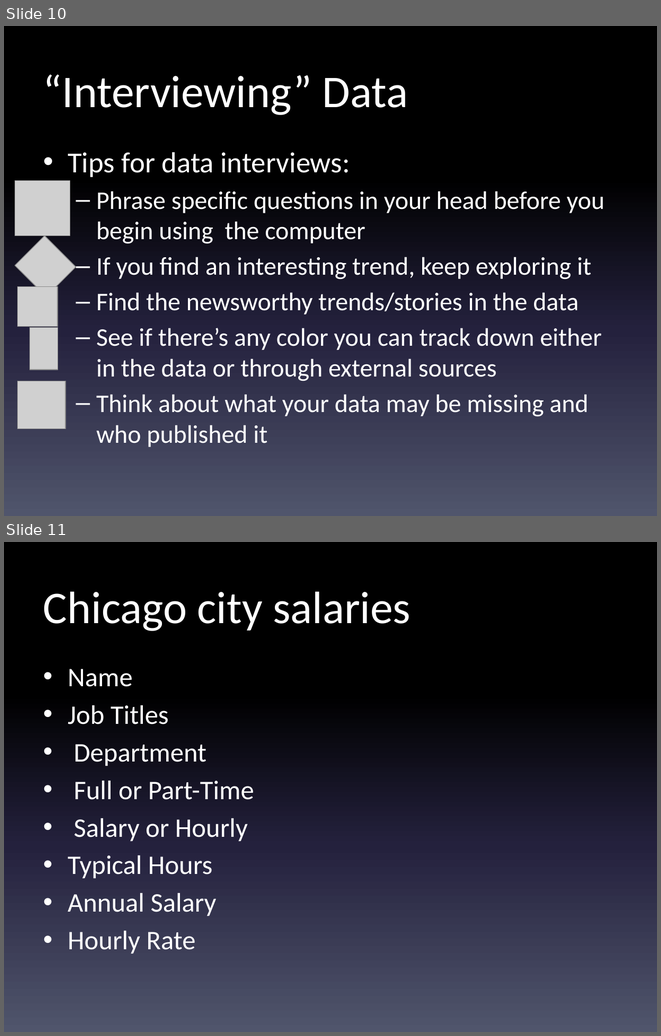
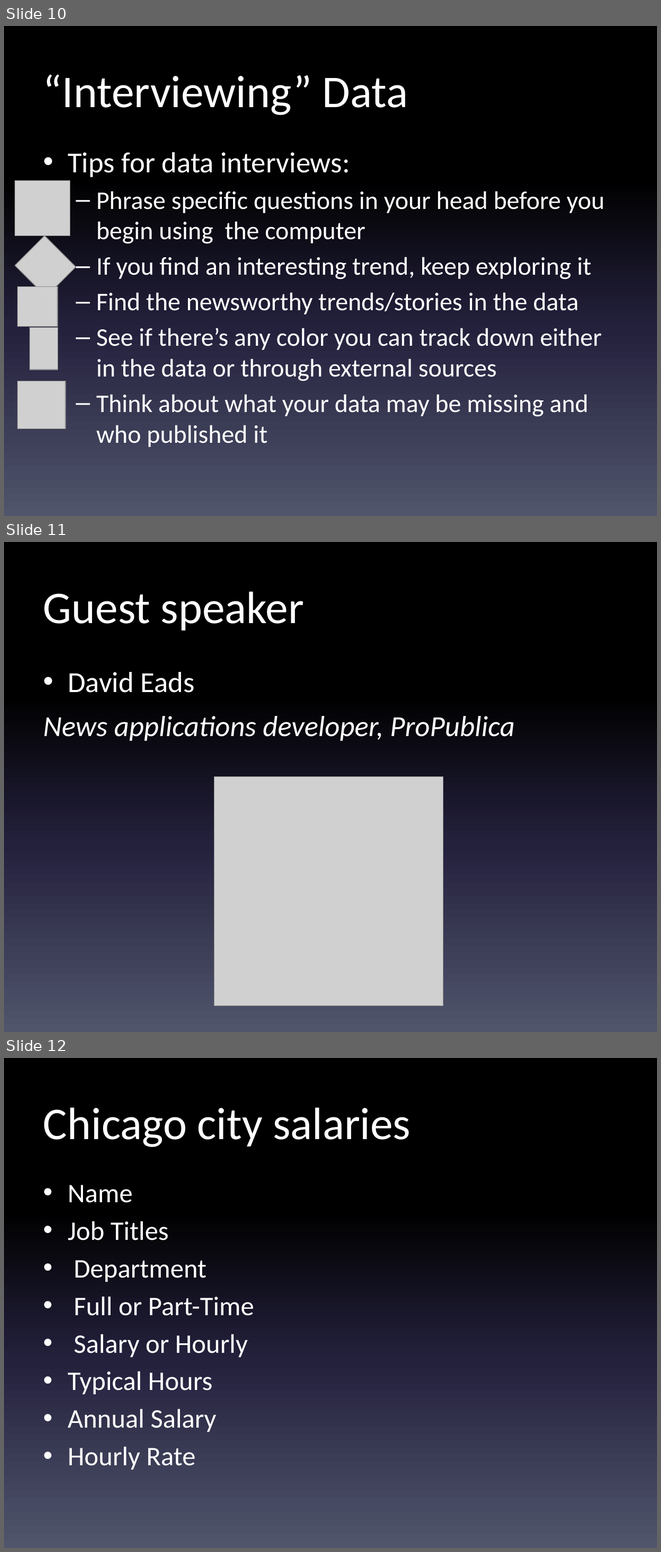
Before and after one commit to shmcminn/digitalframeworks-spring19, a slide deck: class5/digitalframeworks-5.pptx. Shown one above the other, each under a label of ours: slides 10 and 11 before the commit, slides 10, 11 and 12 after it. The pictures are 661x1036 and 661x1552 pixels, drawn with LibreOffice and Linux fonts; fonts in the diff are those of the drawing; grey boxes stand for pictures. Boxes give left, top, right and bottom in pixels: in the first picture for what was removed or moved away, otherwise in the second. Text is boxed around its words. In the diff, an @@ line names an element or a change of style, - is before the commit and + after.

```diff
--- a/class5/digitalframeworks-5.pptx
+++ b/class5/digitalframeworks-5.pptx
@@ slide 11 added at box(4, 542, 657, 1032), background gradient #000000 to #24213E to #51566D @@
@@ title added at box(43, 591, 304, 631), 50 pt, text #FFFFFF @@
+Guest speaker
@@ text added at box(43, 672, 514, 741), 32 pt, text #FFFFFF, italic @@
+• David Eads
+News applications developer, ProPublica
@@ picture added at box(214, 776, 443, 1006) @@
@@ what was slide 11 is now slide 12 @@
```
Also in this commit, not shown: 2 slides changed, 1 other file.
